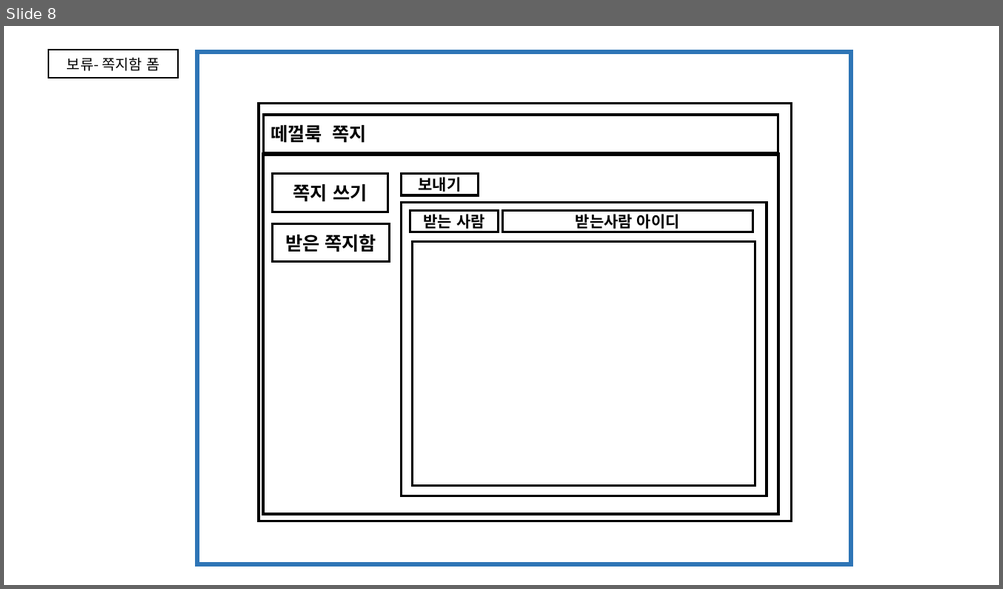
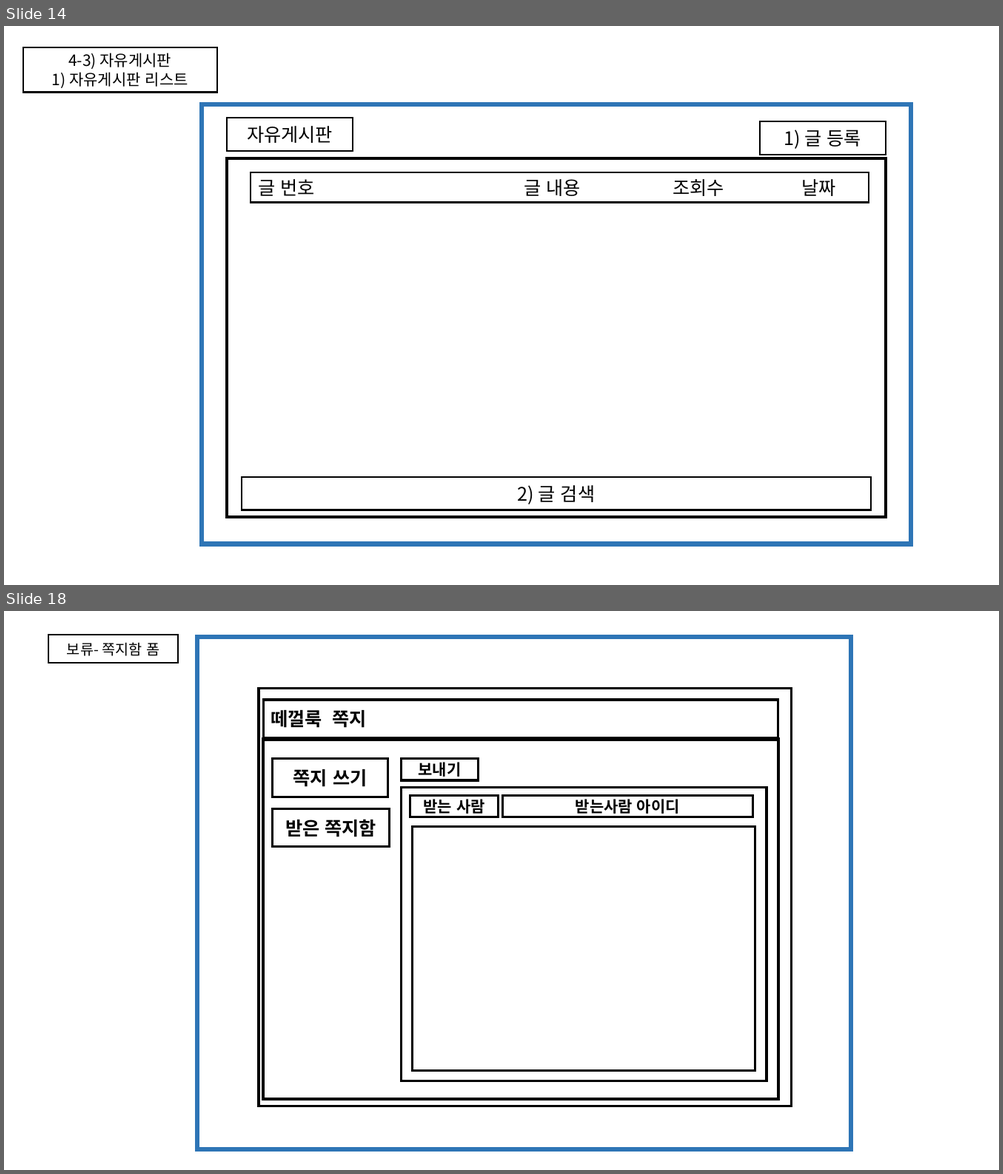
Before and after one commit to KKAKDI/5GONG, a slide deck: 오공 스토리보드.pptx. Shown one above the other, each under a label of ours: slide 8 before the commit, slides 14 and 18 after it; the slides between them are not shown. The pictures are 1003x589 and 1003x1174 pixels, drawn with LibreOffice and Linux fonts; fonts in the diff are those of the drawing. Boxes give left, top, right and bottom in pixels: in the first picture for what was removed or moved away, otherwise in the second. Text is boxed around its words. In the diff, an @@ line names an element or a change of style, - is before the commit and + after.

```diff
--- a/오공 스토리보드.pptx
+++ b/오공 스토리보드.pptx
@@ slide 14 added at (x1=4, y1=26, x2=999, y2=585), background #FFFFFF @@
@@ rectangle added at (x1=23, y1=47, x2=217, y2=92), fill #FFFFFF, outline #000000 1.5 pt, 15 pt, text #000000 @@
+4-3) 자유게시판
+1) 자유게시판 리스트
@@ rectangle added at (x1=202, y1=104, x2=911, y2=545), fill #FFFFFF, outline #2E75B6 4.5 pt @@
@@ rectangle added at (x1=227, y1=118, x2=353, y2=151), fill #FFFFFF, outline #000000 1.5 pt, 18 pt, text #000000 @@
+자유게시판
@@ rectangle added at (x1=759, y1=121, x2=885, y2=155), fill #FFFFFF, outline #000000 1.5 pt, 18 pt, text #000000 @@
+1) 글 등록
@@ rectangle added at (x1=227, y1=158, x2=885, y2=517), fill #FFFFFF, outline #000000 3 pt @@
@@ rectangle added at (x1=251, y1=173, x2=869, y2=203), fill #FFFFFF, outline #000000 1.5 pt, 18 pt, text #000000 @@
+글 번호 글 내용 조회수 날짜
@@ rectangle added at (x1=242, y1=477, x2=871, y2=511), fill #FFFFFF, outline #000000 1.5 pt, 18 pt, text #000000 @@
+2) 글 검색
@@ what was slide 8 is now slide 18 @@
```
Also in this commit, not shown: 7 slides changed, 9 other slides added.
